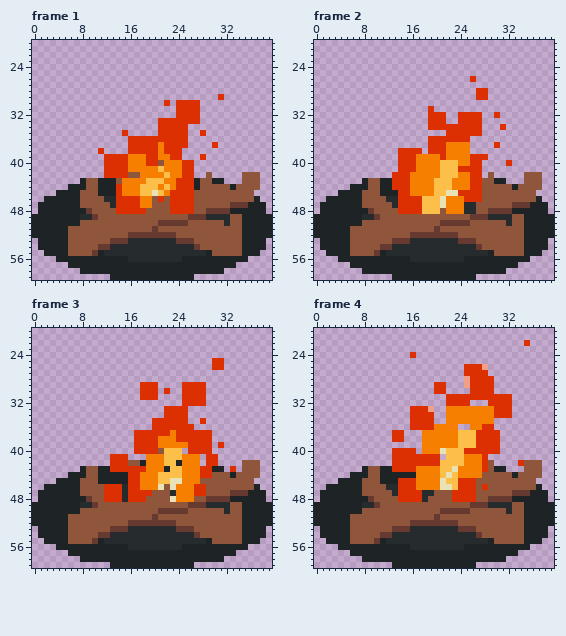
Animated GIF sprite -- src/assets/fire-gif.gif. The first picture shows the starting point.
The file is 40x60 pixels, 10 frames. Colours within 5 levels of each other are drawn and written as one. Shown: frame 1: x 0..39, y 20..59; frame 2: x 0..39, y 20..59; frame 3: x 0..39, y 20..59; frame 4: x 0..39, y 20..59. The commit also changed other frames, which this record leaves out.
New version:
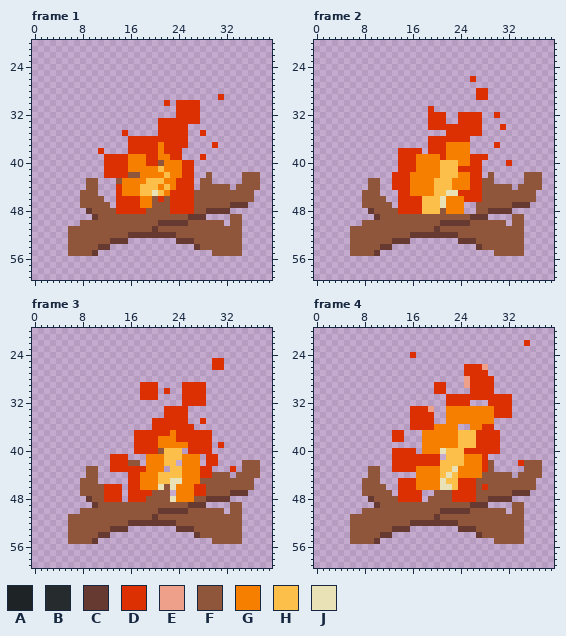
Palette (. is transparent): A #1e2326  B #262b2d  C #663931  D #dc2f02  E #efa08b  F #8f563b  G #f77f00  H #fcbf49  J #eae2b7
Log entry: fire background removed
From old to new:
Changed rows in their new state; - is an unchanged pixel.
Frame 1:
first column x 0:
43 --------.--...-------------.--..--------
44 ------...--...-------------.-----.------
45 ----....---...--------------------------
46 --......----..-----------------------.--
47 -.......-----.----------------------...-
48 -........------------------------......-
49 ..........-------------------....--.....
50 ........------------------------.--.....
51 ......-----------------------------.....
52 ......-----------------------------.....
53 -.....----------........-----------....-
54 -.....-------..............--------....-
55 --....-----...................-----...--
56 ----................................----
57 ------............................------
58 --------........................--------
59 -------------..............-------------
Frame 2:
first column x 0:
43 --------.--..-----------------..--------
44 ------...--..--------------------.------
45 ----....---...--------------------------
46 --......----..-----------------------.--
47 -.......-----.-----------..---------...-
48 -........----------------..------......-
49 ..........-------------------....--.....
50 ........------------------------.--.....
51 ......-----------------------------.....
52 ......-----------------------------.....
53 -.....----------........-----------....-
54 -.....-------..............--------....-
55 --....-----...................-----...--
56 ----................................----
57 ------............................------
58 --------........................--------
59 -------------..............-------------
Frame 3:
first column x 0:
42 ------------------.-----.---------------
43 --------.--..---------.-------..--------
44 ------...--.....-----------------.------
45 ----....---.....------------------------
46 --......-------.---------------------.--
47 -.......-------.-------.------------...-
48 -........------.-----------------......-
49 ..........-------------------....--.....
50 ........------------------------.--.....
51 ......-----------------------------.....
52 ......-----------------------------.....
53 -.....----------........-----------....-
54 -.....-------..............--------....-
55 --....-----...................-----...--
56 ----................................----
57 ------............................------
58 --------........................--------
59 -------------..............-------------
Frame 4:
first column x 0:
43 --------.--..-----------------..--------
44 ------...--......----------------.------
45 ----....---...--------------------------
46 --......----..-----------------------.--
47 -.......-----.----..----------------...-
48 -........---------.--------------......-
49 ..........-------------------....--.....
50 ........------------------------.--.....
51 ......-----------------------------.....
52 ......-----------------------------.....
53 -.....----------........-----------....-
54 -.....-------..............--------....-
55 --....-----...................-----...--
56 ----................................----
57 ------............................------
58 --------........................--------
59 -------------..............-------------
